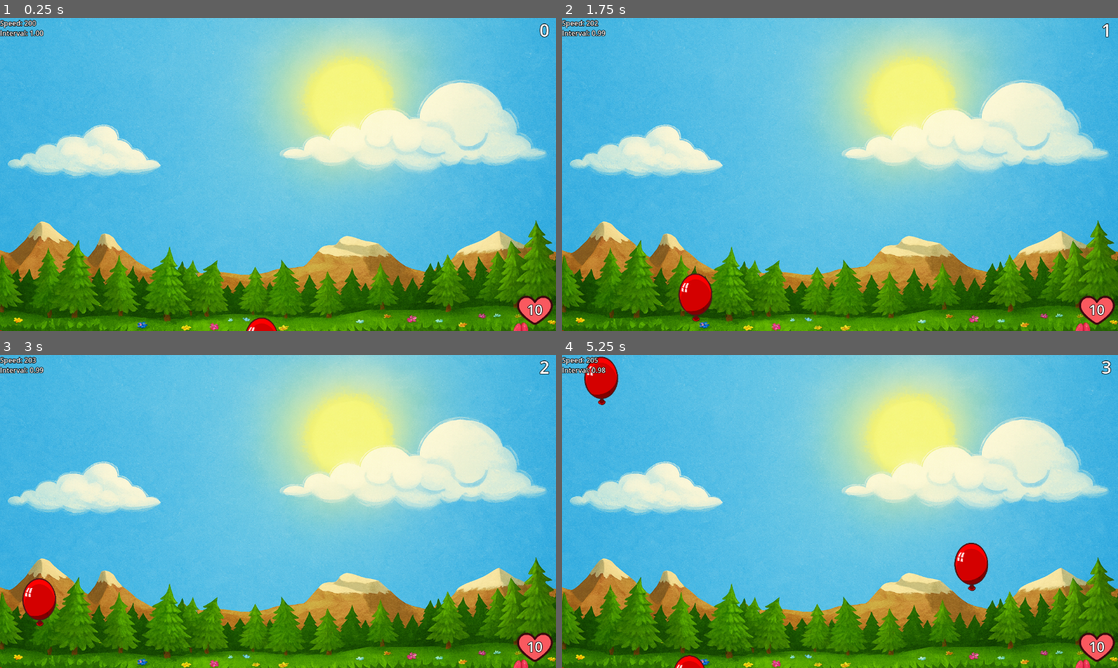
Above: before the commit, frames 1-4 (two rows, left to right).
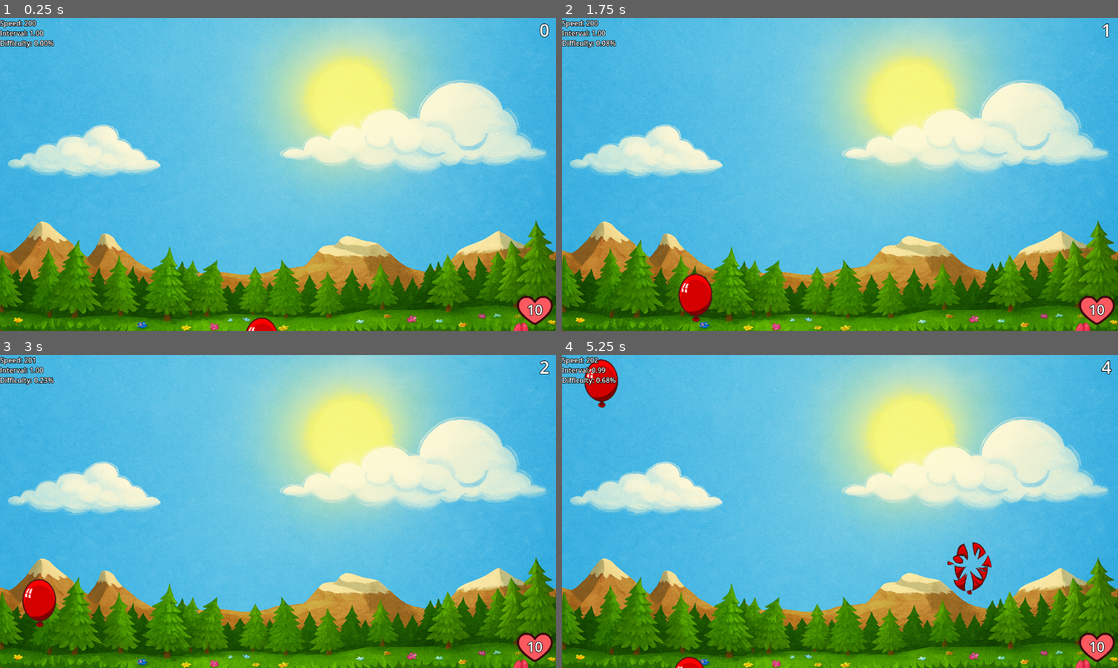
Above: after the commit, the same moments.

Repository: egorlepa/Balloon-Sucker-2
Game: Godot game, scene res://game.tscn
Same seed, same stepped clock (60 frames per second), same inputs: the game is played once before the commit and once after it.
Inputs (mouse positions are in pixels of both pictures, inside the frame that each line leads up to):
- Up to frame 1 (0.25 s): no input
- Up to frame 2 (1.75 s): move the mouse to (823, 315) at 0.52 s; click (823, 315) at 0.67 s; move the mouse to (728, 190) at 1.27 s; click (728, 190) at 1.42 s
- Up to frame 3 (3 s): move the mouse to (133, 608) at 2.02 s; click (133, 608) at 2.17 s; move the mouse to (250, 574) at 2.77 s; click (250, 574) at 2.92 s
- Up to frame 4 (5.25 s): move the mouse to (734, 664) at 3.52 s; click (734, 664) at 3.67 s; move the mouse to (673, 464) at 4.27 s; click (673, 464) at 4.42 s; move the mouse to (973, 589) at 5.02 s; click (973, 589) at 5.17 s

The runs differ from the first frame. In frame 1, 0.2% of the frame differs, in the area x 0-10%, y 6-10%; in frame 2, 0.3%; in frame 3, 0.4%; in frame 4, 1.4%, in the area x 0-99%, y 0-100%.

Commit message:
asd

Diff:
--- a/game.gd
+++ b/game.gd
@@ -2,6 +2,8 @@
 
 @onready var speed_label: Label = $DebugInfo/SpeedLabel
 @onready var spawn_interval_label: Label = $DebugInfo/SpawnIntervalLabel
+@onready var difficulty_label: Label = $DebugInfo/DifficultyLabel
+
 @onready var health_label: Label = $Health/Label
 @onready var score_label: Label = $ScoreLabel
 
@@ -28,21 +30,23 @@
 	balloon_timer.start(spawn_interval)
 	_spawn_balloon_batch()
 
+@export var difficulty_curve: Curve
 var difficulty := 0.0
 var max_difficulty_time := 300.0
 
 func _process(delta):
 	elapsed_time += delta
 
-	difficulty = clamp(elapsed_time / max_difficulty_time, 0.0, 1.0)
+	difficulty = difficulty_curve.sample(elapsed_time / max_difficulty_time)
+	difficulty_label.text = "Difficulty: %0.2f%%" % (difficulty*100)
 
 	speed = lerp(min_speed, max_speed, difficulty)
-	var new_interval = lerp(max_interval, min_interval, difficulty)
+	speed_label.text = "Speed: %0.0f" % speed
 
-	# Update labels and timer
-	speed_label.text = "Speed: %0.0f" % speed
-	spawn_interval_label.text = "Interval: %0.2f" % new_interval
-	balloon_timer.wait_time = new_interval
+	spawn_interval = lerp(max_interval, min_interval, difficulty)
+	spawn_interval_label.text = "Interval: %0.2f" % spawn_interval
+
+	balloon_timer.wait_time = spawn_interval
 
 var max_spawn_per_event := 10
 
--- a/game.tscn
+++ b/game.tscn
@@ -1,9 +1,13 @@
-[gd_scene load_steps=9 format=3 uid="uid://cob40pnbjmg0a"]
+[gd_scene load_steps=10 format=3 uid="uid://cob40pnbjmg0a"]
 
 [ext_resource type="Script" uid="uid://cspbsbudsa0s7" path="res://game.gd" id="1_80nbo"]
 [ext_resource type="Texture2D" uid="uid://cn8n6xs6v8b3p" path="res://assets/background.png" id="2_e2o6t"]
 [ext_resource type="Texture2D" uid="uid://d1cne8wyx1kji" path="res://assets/heart.png" id="3_feb5d"]
 [ext_resource type="AudioStream" uid="uid://bp5awnhu2y5k6" path="res://assets/fart.mp3" id="4_fc0e3"]
+
+[sub_resource type="Curve" id="Curve_fc0e3"]
+_data = [Vector2(0, 0), 0.0, 0.0, 0, 0, Vector2(0.252778, 0.497824), 0.0, 0.0, 0, 0, Vector2(0.5, 0.646355), 0.0, 0.0, 0, 0, Vector2(0.747222, 0.809032), 0.0, 0.0, 0, 0, Vector2(1, 1), 0.0, 0.0, 0, 0]
+point_count = 5
 
 [sub_resource type="LabelSettings" id="LabelSettings_ryrav"]
 outline_size = 5
@@ -24,6 +28,7 @@
 
 [node name="Game" type="Node2D"]
 script = ExtResource("1_80nbo")
+difficulty_curve = SubResource("Curve_fc0e3")
 
 [node name="Background" type="Sprite2D" parent="."]
 position = Vector2(544, 360)
@@ -45,6 +50,13 @@
 offset_top = 23.0
 offset_right = 57.0
 offset_bottom = 46.0
+text = "sample"
+label_settings = SubResource("LabelSettings_ryrav")
+
+[node name="DifficultyLabel" type="Label" parent="DebugInfo"]
+offset_top = 46.0
+offset_right = 57.0
+offset_bottom = 69.0
 text = "sample"
 label_settings = SubResource("LabelSettings_ryrav")
 
